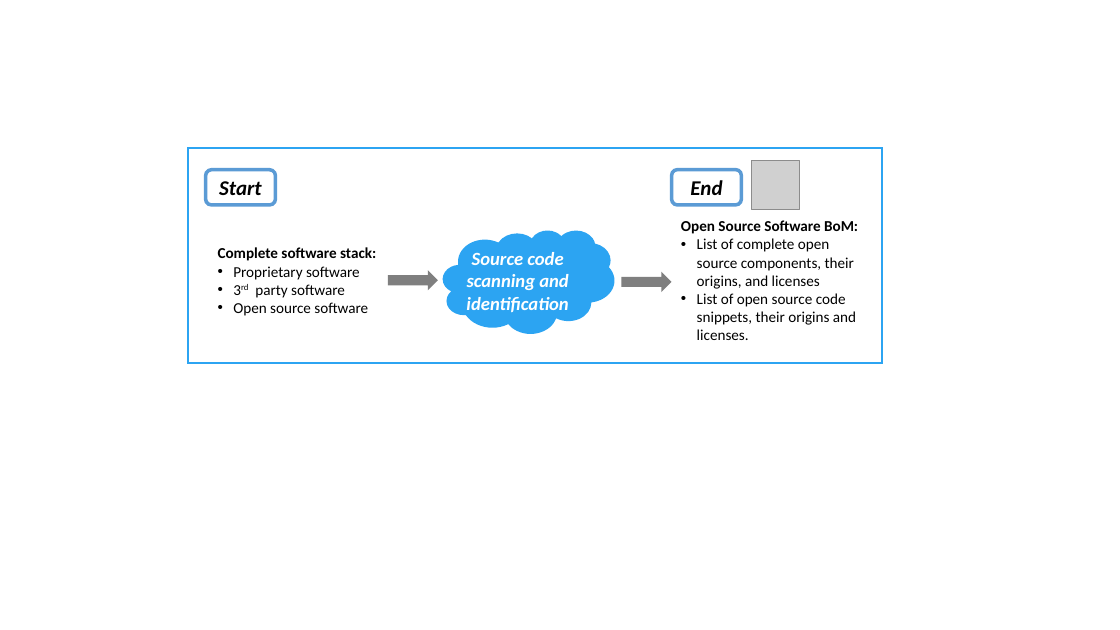
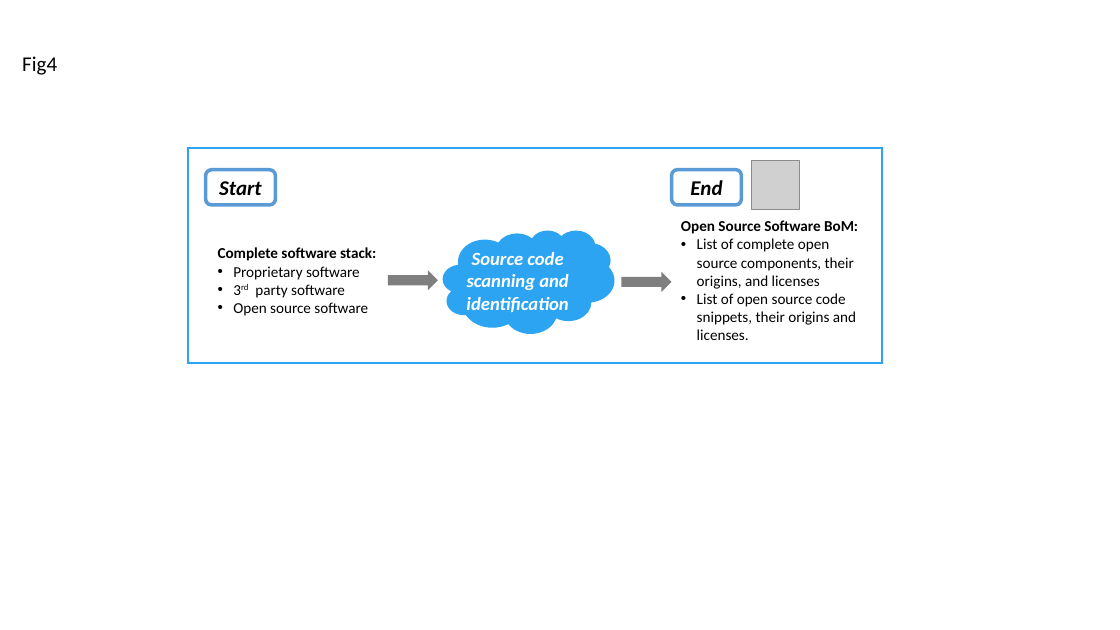
Before and after one commit to lf-j/Misc, a slide deck: slide 5 of OPEN SOURCE AUDITS IN MERGER AND ACQUISITION TRANSACTIONS/RC/Figures_M&A_paper_JP.pptx. Drawn at 1120x630 pixels with LibreOffice and Linux fonts; fonts in the diff are those of the drawing; grey boxes stand for pictures. Boxes give left, top, right and bottom in pixels: in the first picture for what was removed or moved away, otherwise in the second. Text is boxed around its words. In the diff, an @@ line names an element or a change of style, - is before the commit and + after.

```diff
--- a/OPEN SOURCE AUDITS IN MERGER AND ACQUISITION TRANSACTIONS/RC/Figures_M&A_paper_JP.pptx
+++ b/OPEN SOURCE AUDITS IN MERGER AND ACQUISITION TRANSACTIONS/RC/Figures_M&A_paper_JP.pptx
@@ text added at box(22, 56, 57, 75), 18 pt, text #000000 @@
+Fig4
```
Also in this commit, not shown: 12 other slides changed, 2 other files.
